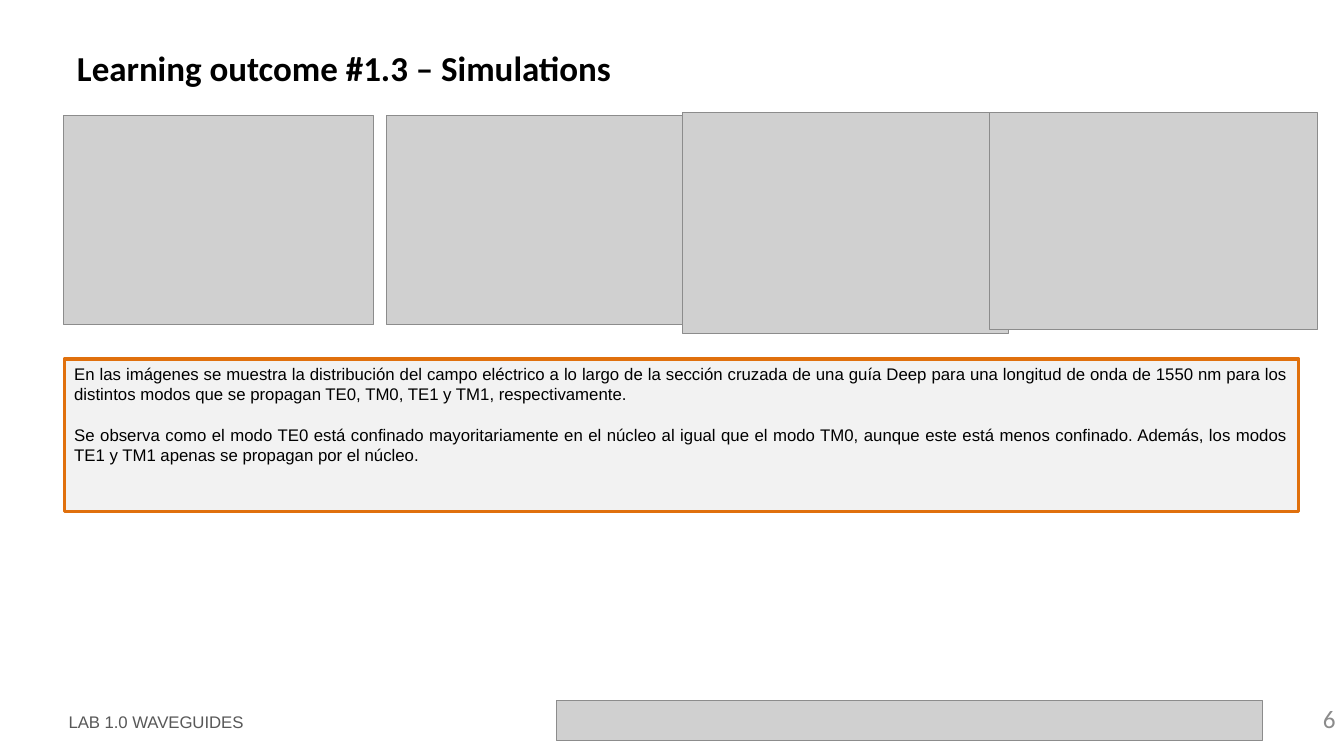
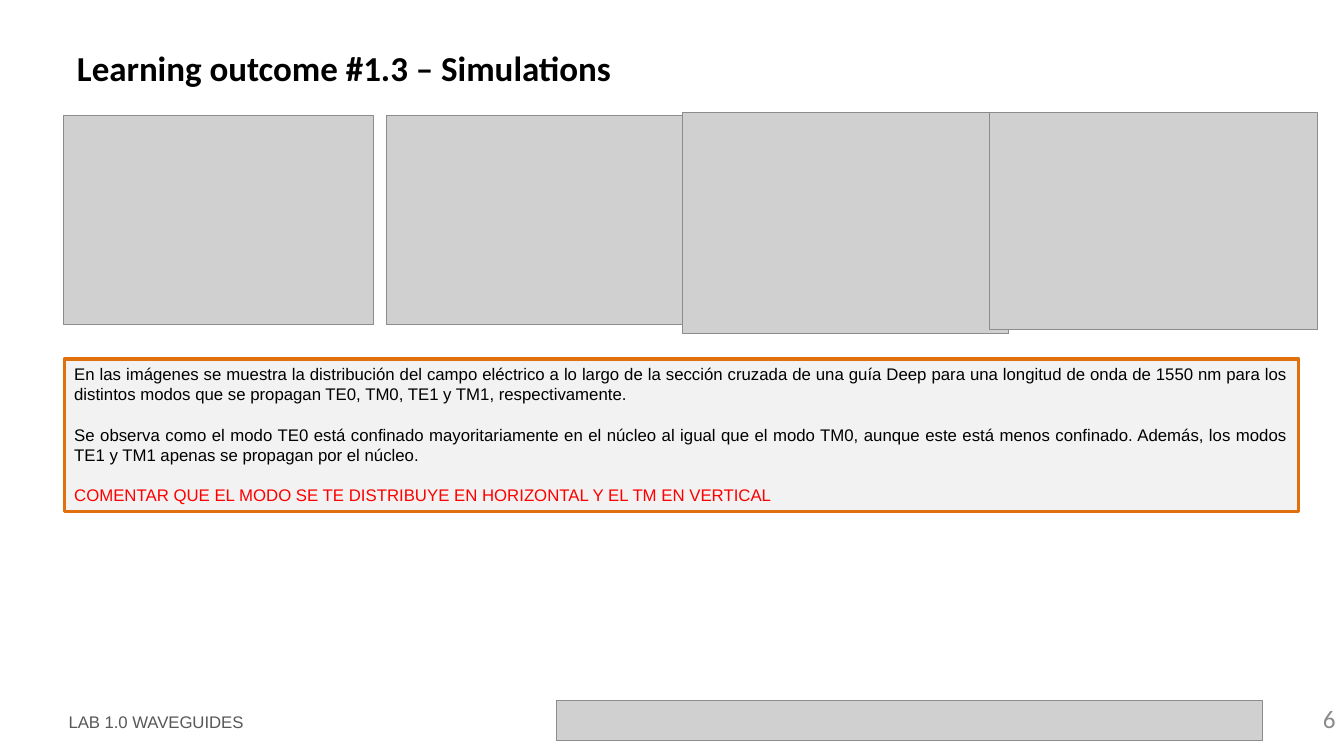
Before and after one commit to jllanoh/cifoin-lab1, a slide deck: slide 6 of LabBook_10.pptx. Drawn at 1344x756 pixels with LibreOffice and Linux fonts; fonts in the diff are those of the drawing; grey boxes stand for pictures; background and template pictures are left out. Boxes give left, top, right and bottom in pixels: in the first picture for what was removed or moved away, otherwise in the second. Text is boxed around its words. In the diff, an @@ line names an element or a change of style, - is before the commit and + after.

```diff
--- a/LabBook_10.pptx
+++ b/LabBook_10.pptx
@@ text in rectangle at [74,489,771,504]: paragraph added @@
+COMENTAR QUE EL MODO SE TE DISTRIBUYE EN HORIZONTAL Y EL TM EN VERTICAL
```
Also in this commit, not shown: 4 other slides changed, 2 other files.
